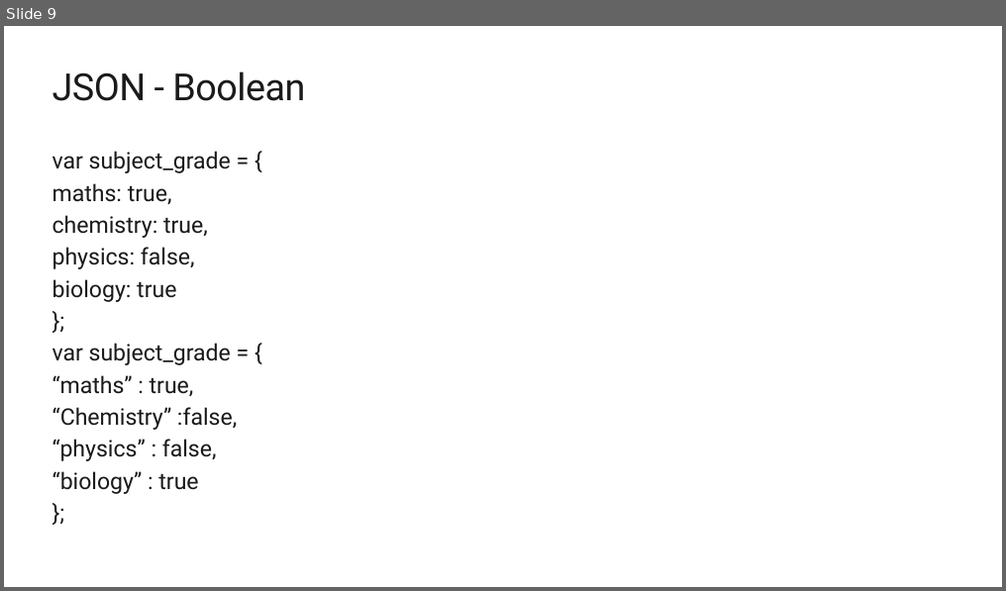
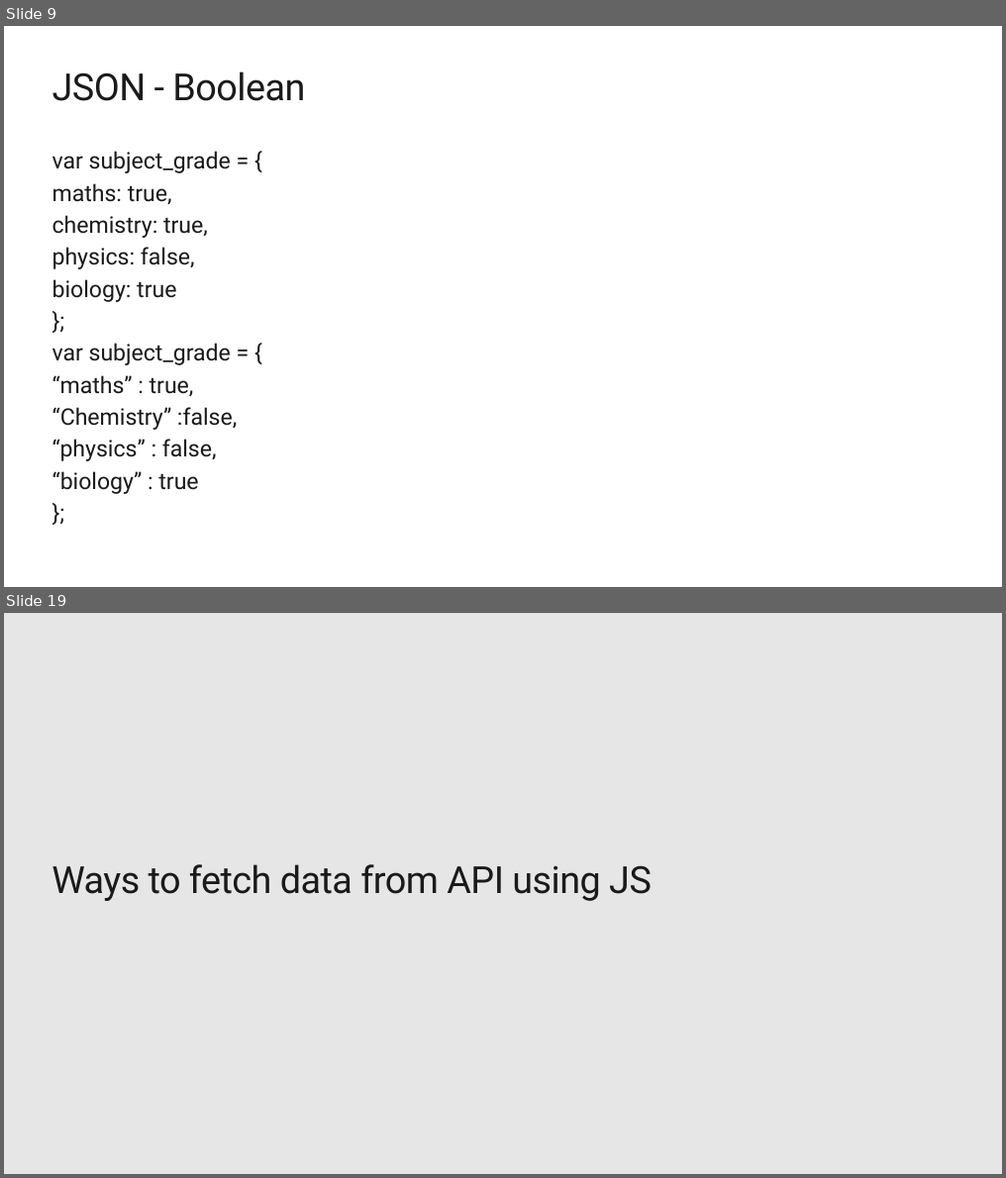
Before and after one commit to Yashank18/MSP-Workshops-Data, a slide deck: JSON_API.pptx. Shown one above the other, each under a label of ours: slide 9 before the commit, slides 9 and 19 after it; the slides between them are not shown. The pictures are 1006x591 and 1006x1178 pixels, drawn with LibreOffice and Linux fonts; fonts in the diff are those of the drawing; background and template pictures are left out. Boxes give left, top, right and bottom in pixels: in the first picture for what was removed or moved away, otherwise in the second. Text is boxed around its words. In the diff, an @@ line names an element or a change of style, - is before the commit and + after.

```diff
--- a/JSON_API.pptx
+++ b/JSON_API.pptx
@@ slide 19 added at (4,613,1002,1174), background #E6E6E6 @@
@@ title added at (52,864,651,901), 36 pt, text #1A1A1A @@
+Ways to fetch data from API using JS
```
Also in this commit, not shown: 14 other slides added, 25 slides removed.
